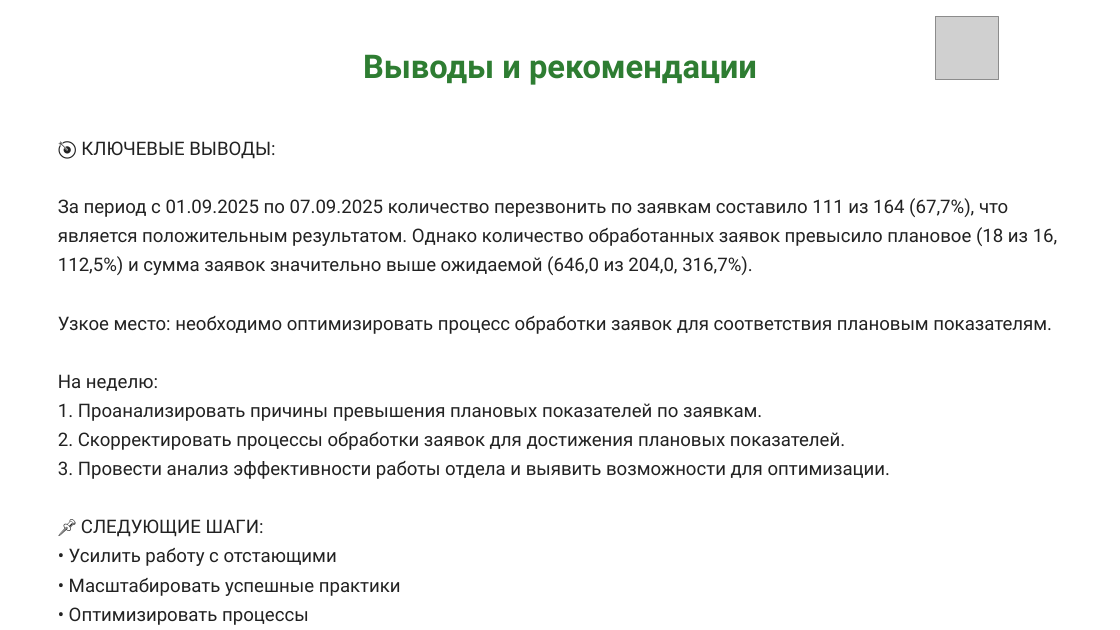
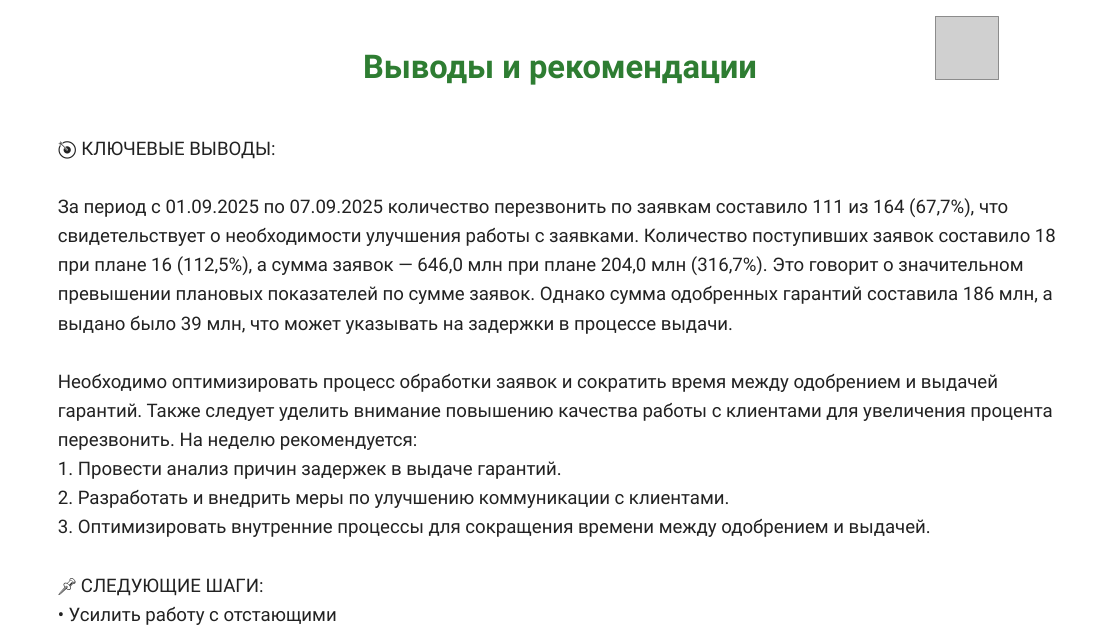
Before and after one commit to Vantorrr/otchet, a slide deck: slide 9 of brief_compliant_20250901_20250907.pptx. Drawn at 1120x630 pixels with LibreOffice and Linux fonts; fonts in the diff are those of the drawing; grey boxes stand for pictures. Boxes give left, top, right and bottom in pixels: in the first picture for what was removed or moved away, otherwise in the second. Text is boxed around its words. In the diff, an @@ line names an element or a change of style, - is before the commit and + after.

```diff
--- a/brief_compliant_20250901_20250907.pptx
+++ b/brief_compliant_20250901_20250907.pptx
@@ text at [58,198,1056,537]: text changed @@
-За период с 01.09.2025 по 07.09.2025 количество перезвонить по заявкам составило 111 из 164 (67,7%), что является положительным результатом. Однако количество обработанных заявок превысило плановое (18 из 16, 112,5%) и сумма заявок значительно выше ожидаемой (646,0 из 204,0, 316,7%).
-Узкое место: необходимо оптимизировать процесс обработки заявок для соответствия плановым показателям.
-На неделю:
-1. Проанализировать причины превышения плановых показателей по заявкам.
-2. Скорректировать процессы обработки заявок для достижения плановых показателей.
-3. Провести анализ эффективности работы отдела и выявить возможности для оптимизации.
+За период с 01.09.2025 по 07.09.2025 количество перезвонить по заявкам составило 111 из 164 (67,7%), что свидетельствует о необходимости улучшения работы с заявками. Количество поступивших заявок составило 18 при плане 16 (112,5%), а сумма заявок — 646,0 млн при плане 204,0 млн (316,7%). Это говорит о значительном превышении плановых показателей по сумме заявок. Однако сумма одобренных гарантий составила 186 млн, а выдано было 39 млн, что может указывать на задержки в процессе выдачи.
+Необходимо оптимизировать процесс обработки заявок и сократить время между одобрением и выдачей гарантий. Также следует уделить внимание повышению качества работы с клиентами для увеличения процента перезвонить. На неделю рекомендуется:
+1. Провести анализ причин задержек в выдаче гарантий.
+2. Разработать и внедрить меры по улучшению коммуникации с клиентами.
+3. Оптимизировать внутренние процессы для сокращения времени между одобрением и выдачей.
```
Also in this commit, not shown: 1 other slide changed, 5 other files.
